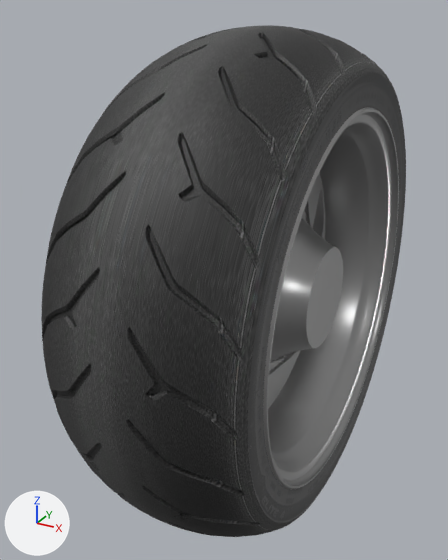
The glTF model models/WheelRear_STOCK.glb as it was, and as the next commit left it.
The view is the same before and after, from a 50 mm lens placed at (0.326, -1.551, 0.165), pointed at (-0.043, -0.881, -0.17). Arrows for +X, +Y and +Z are at lower left; the lights stay in place. The first picture is the older version. Where no turn or scale is listed for an object, it has been applied to the vertices.

The first picture shows 'RearRim_ALMN', 'TireSidewalls'.
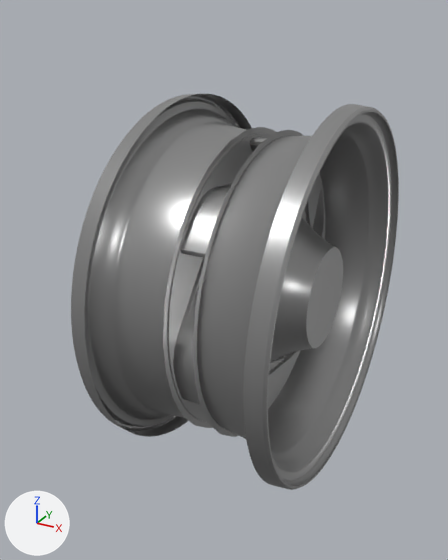
The change, as a list of edits to the scene's bpy script:
```text
Remove ob_tiresidewalls:
    ob_tiresidewalls = bpy.data.objects.new('TireSidewalls', me_material_12563)
    ob_tiresidewalls.location = (0.0, -0.859, -0.174)
```

Boxes [x1, y1, x2, y2] around the edits, measured in the pictures (448 x 560 px):
'TireSidewalls', deleted: before [41, 25, 406, 537]
    faces in mat_tirebase_rear (picture img_htire2): [41, 25, 402, 537]
    faces in mat_tiresidewalls (picture img_hdunlop_png): [248, 73, 406, 523]
'RearRim_ALMN', unchanged, uncovered by the edit: before [263, 107, 399, 489]; after [71, 94, 399, 490]
